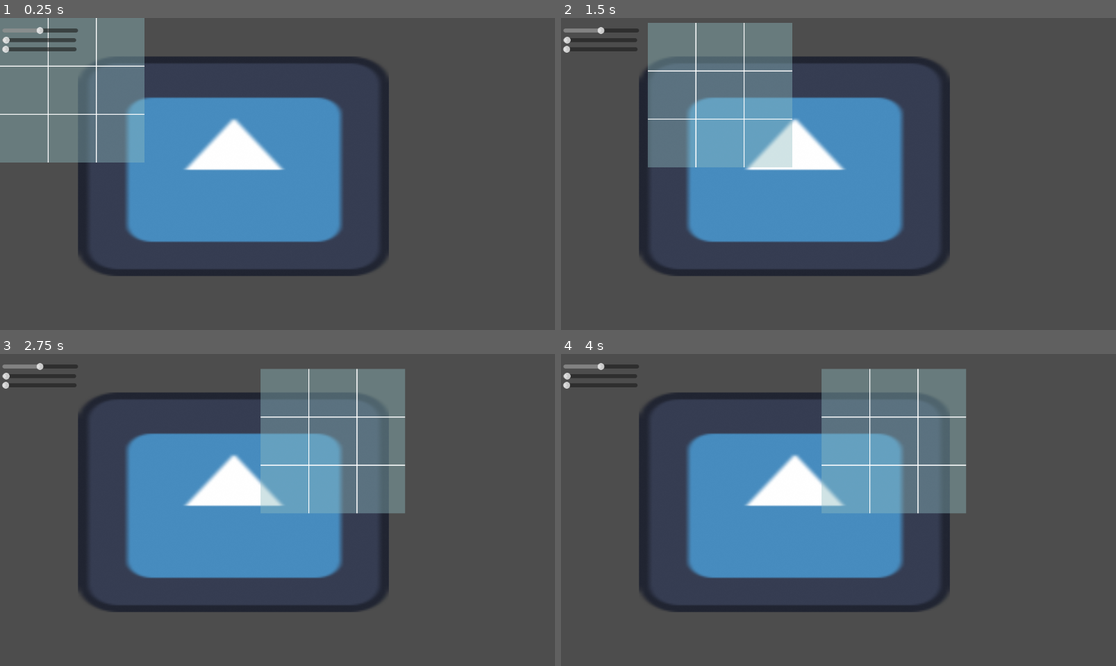
Above: before the commit, frames 1-4 (two rows, left to right).
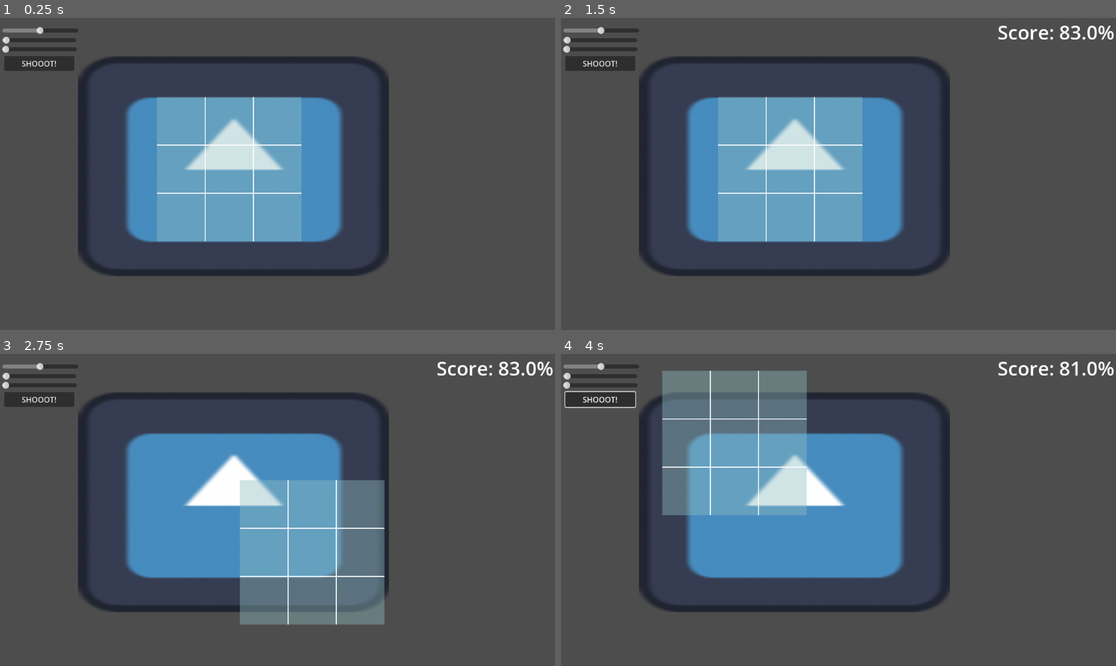
Above: after the commit, the same moments.

Repository: Cocotrilito/Zhaba-Shot
Game: Godot game, scene res://scenes/camera_mode/CameraMode.tscn
Same seed, same stepped clock (60 frames per second), same inputs: the game is played once before the commit and once after it. This scene is started directly instead of the project's main scene. The engine's default icon, where the game draws it, is replaced by a stand-in: a white triangle on a blue panel in a dark square.
Inputs (mouse positions are in pixels of both pictures, inside the frame that each line leads up to):
- Up to frame 1 (0.25 s): no input
- Up to frame 2 (1.5 s): click (599, 64) at 0.5 s, where only the run after the commit has a clickable "SHOOOT!"; tap Enter at 1.25 s; drag from (633, 89) to (894, 105) at 1.27 s
- Up to frame 3 (2.75 s): tap Space at 2 s; drag from (166, 525) to (249, 572) at 2.02 s
- Up to frame 4 (4 s): tap Enter at 2.75 s; move the mouse to (894, 441) at 2.77 s; hold Right (ui_right) 2.78-3.5 s; tap Alt at 2.85 s; tap Space at 3.5 s; drag from (810, 572) to (672, 463) at 3.52 s

The runs differ from the first frame. In frame 1, 23% of the frame differs, in the area x 0-55%, y 0-72%; in frame 2, 19%; in frame 3, 20%; in frame 4, 25%, in the area x 0-100%, y 2-52%.

Commit message:
Ok so basic score finished but needs more work

Diff:
--- a/scenes/camera_mode/CameraMode.tscn
+++ b/scenes/camera_mode/CameraMode.tscn
@@ -4,6 +4,7 @@
 [ext_resource type="Script" uid="uid://bh1312nidoc0m" path="res://scripts/CameraMode.gd" id="1_q1sx6"]
 [ext_resource type="Shader" uid="uid://pt8hqmdr371g" path="res://scenes/camera_mode/CameraMode.gdshader" id="2_q4hjm"]
 [ext_resource type="Texture2D" uid="uid://hpb5p2ymwgrv" path="res://icon.svg" id="3_qejjj"]
+[ext_resource type="Script" uid="uid://cawove5qpni60" path="res://scenes/camera_mode/score_label.gd" id="5_dd5a2"]
 
 [sub_resource type="ShaderMaterial" id="ShaderMaterial_qejjj"]
 shader = ExtResource("2_q4hjm")
@@ -22,8 +23,10 @@
 
 [node name="FrameRect" type="ColorRect" parent="." unique_id=1433506176]
 custom_minimum_size = Vector2(300, 300)
-offset_right = 40.0
-offset_bottom = 40.0
+offset_left = 326.0
+offset_top = 164.0
+offset_right = 626.0
+offset_bottom = 464.0
 color = Color(0.56301695, 0.7396357, 0.75621784, 0.41568628)
 script = ExtResource("1_lpw30")
 
@@ -49,4 +52,20 @@
 min_value = 1.0
 value = 1.0
 
+[node name="TakePhotoButton" type="Button" parent="." unique_id=1036010133]
+offset_left = 9.0
+offset_top = 79.0
+offset_right = 154.0
+offset_bottom = 107.0
+text = "SHOOOT!"
+
+[node name="ScoreLabel" type="Label" parent="." unique_id=1365453263]
+offset_left = 906.0
+offset_top = 2.0
+offset_right = 1018.0
+offset_bottom = 60.0
+theme_override_font_sizes/font_size = 40
+script = ExtResource("5_dd5a2")
+
 [connection signal="changed" from="ApertureSlider" to="." method="_on_aperture_slider_changed"]
+[connection signal="pressed" from="TakePhotoButton" to="." method="_on_take_photo_button_pressed"]
--- /dev/null
+++ b/scenes/camera_mode/score_label.gd
@@ -0,0 +1 @@
+extends Label
--- a/scripts/CameraMode.gd
+++ b/scripts/CameraMode.gd
@@ -4,12 +4,21 @@
 @onready var aperture_slider = $ApertureSlider
 @onready var shutter_slider = $ShutterSlider
 @onready var iso_slider = $ISOSlider
+@onready var frame_rect = $FrameRect
+@onready var take_photo_button = $TakePhotoButton
+@onready var score_label = $ScoreLabel
+
+
+
 
 func _ready():
 	aperture_slider.value_changed.connect(_on_settings_changed)
 	shutter_slider.value_changed.connect(_on_settings_changed)
 	iso_slider.value_changed.connect(_on_settings_changed)
 	_on_settings_changed(0)
+
+
+
 func _on_settings_changed(_value):
 	var brightness = aperture_slider.value / 50.0
 	background.material.set_shader_parameter("brightness_value", brightness)
@@ -17,3 +26,30 @@
 	background.material.set_shader_parameter("blur_amount", blur)
 	var noise = iso_slider.value / 100.0
 	background.material.set_shader_parameter("noise_amount", noise)
+
+
+
+func _on_take_photo_button_pressed():
+	var frame_score = calculate_frame_score()
+	var exposure_score = calculate_exposure_score()
+	var total_score = (frame_score + exposure_score) / 2.0
+
+	score_label.text = "Score: " + str(round(total_score * 100)) + "%"
+
+
+func calculate_frame_score():
+	print("position", frame_rect.global_position, "size:", frame_rect.size)
+	var frame_center = frame_rect.global_position + frame_rect.size / 2.0
+	var screen_center = get_viewport_rect().size / 2.0
+	var distance = frame_center.distance_to(screen_center)
+	var max_distance = 300.0
+	return clamp(1.0 - (distance / max_distance), 0.0, 1.0)
+
+
+
+
+
+func calculate_exposure_score() -> float:
+	var ideal_brightness =  1.0
+	var brightness_difference = abs((aperture_slider.value / 50.0) - ideal_brightness)
+	return clamp(1.0 - brightness_difference, 0.0, 1.0)
Not shown, added: scenes/camera_mode/score_label.gd.uid
